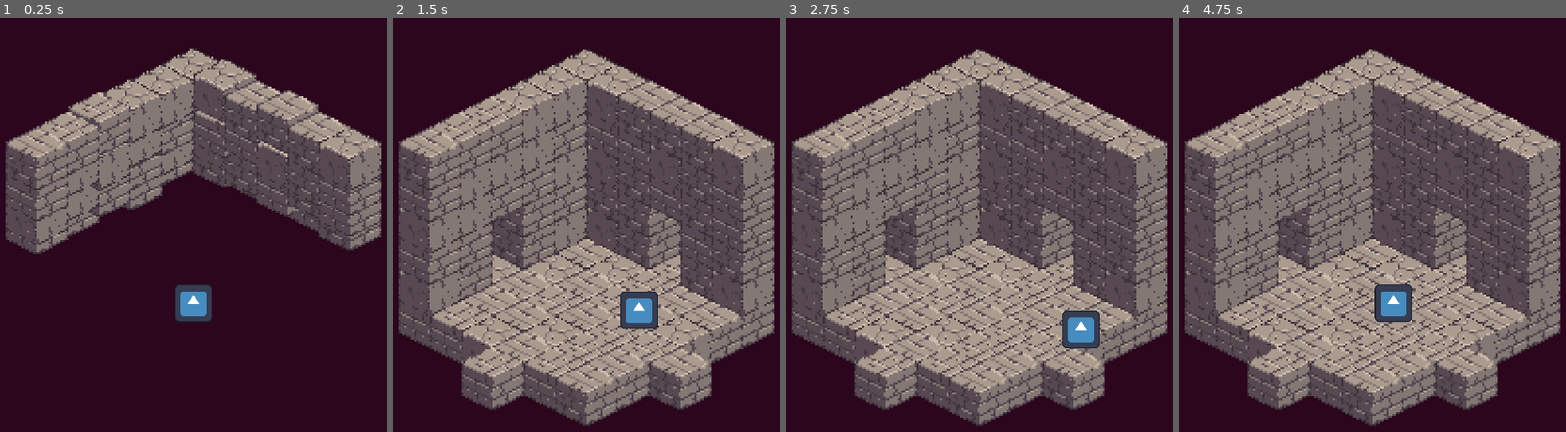
Above: before the commit, frames 1-4 (left to right).
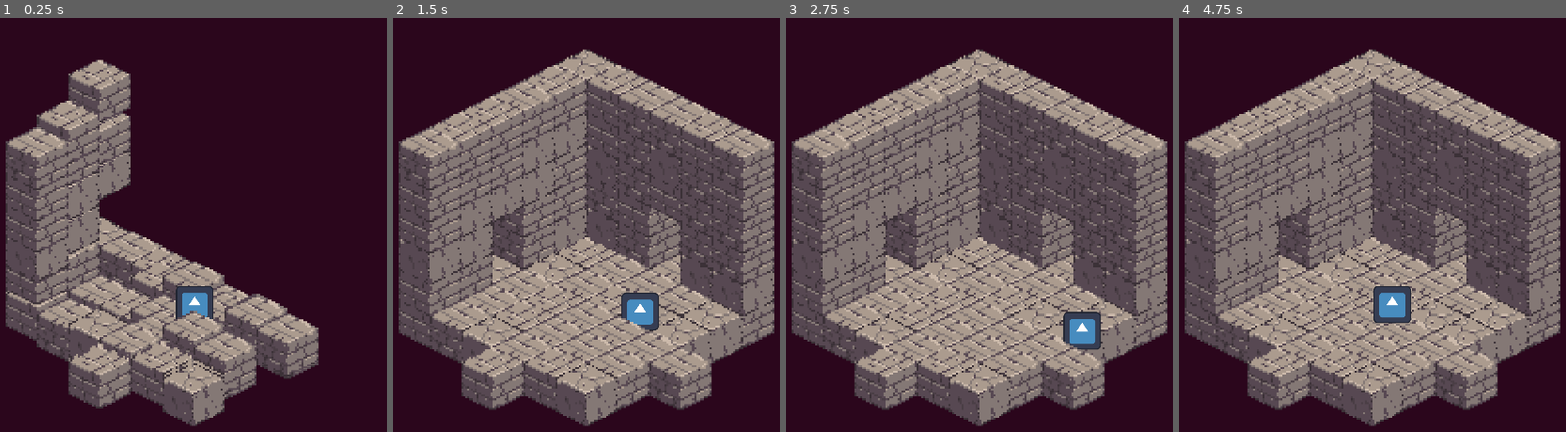
Above: after the commit, the same moments.

Repository: bitwise-aiden/godot-playground
Game: Godot game, scene res://game.tscn
Two runs of this game, one before a commit and one after it. Both use one fixed random seed, a clock stepped at 60 frames per second and the inputs below. The engine's default icon, where the game draws it, is replaced by a stand-in: a white triangle on a blue panel in a dark square.
Inputs:
- Up to frame 1 (0.25 s): no input
- Up to frame 2 (1.5 s): hold Right (ui_right) 0.53-1.28 s; hold Down (ui_down) from 1.28 s (still down)
- Up to frame 3 (2.75 s): release Down (ui_down) at 2.03 s; hold Right (ui_right) from 2.03 s (still down)
- Up to frame 4 (4.75 s): release Right (ui_right) at 2.78 s; hold Up (ui_up) 2.78-3.53 s; hold Left (ui_left) from 3.53 s (still down)

The runs differ from the first frame. In frame 1, 48% of the frame differs, in the area x 1-99%, y 7-99%; in frame 2, 9.3%; in frame 3, 9.4%; in frame 4, 9.5%.

Commit message:
Play around with z index

Diff:
--- a/block.gd
+++ b/block.gd
@@ -18,7 +18,7 @@
 # Lifecycle methods
 
 func _ready() -> void:
-	var rand : PackedInt64Array = rand_from_seed(position.x + position.y)
+	var rand : PackedInt64Array = rand_from_seed(global_position.x + global_position.y)
 	__sprite.texture = __SPRITES[rand[0] % __SPRITES.size()]
 	__sprite.visible = false
 
--- a/dungeon.gd
+++ b/dungeon.gd
@@ -45,10 +45,44 @@
 	var layers : Array = blocks_by_layer.keys()
 	layers.sort()
 
+	var ground_blocks : Array[Block] = __layers[0].get_blocks()
+	var highest_block : Block = ground_blocks[0]
+
+	for block : Block in ground_blocks:
+		if !is_instance_valid(block) || except.find(__block_location(block)) != -1:
+				continue
+
+		if block.global_position.y > highest_block.global_position.y:
+			highest_block = block
+
+	var coord_to_y : Dictionary = {}
+	for block : Block in ground_blocks:
+		if !is_instance_valid(block) || except.find(__block_location(block)) != -1:
+				continue
+
+		var coord : Vector2i = __block_coord(block)
+
+		if block == highest_block:
+			block.z_index = 1000
+			coord_to_y[coord] = block.z_index
+		else:
+			var delta : Vector2 = block.global_position - highest_block.global_position
+			block.z_index = 1000 - abs(delta.y) * 2 - abs(delta.x)
+
+			coord_to_y[coord] = block.z_index
+
 	for layer : int in layers:
 		for block : Block in blocks_by_layer[layer]:
-			if except.find(__block_location(block)) != -1:
-				continue
+			if !is_instance_valid(block) || except.find(__block_location(block)) != -1:
+				continue
+
+			var location : Vector3i = __block_location(block)
+			var coord : Vector2i = Vector2i(location.x, location.z)
+
+			if coord in coord_to_y:
+				block.z_index = coord_to_y.get(coord, 0) + location.y * 2
+			else:
+				print("what? ", coord)
 
 			__block_enter(block, direction)
 
@@ -65,12 +99,23 @@
 
 	for layer : int in layers:
 		for block : Block in blocks_by_layer[layer]:
-			if except.find(__block_location(block)) != -1:
+			if !is_instance_valid(block) || except.find(__block_location(block)) != -1:
 				continue
 
 			__block_exit(block, direction)
 
 		await get_tree().create_timer(0.05).timeout
+
+
+func get_block(location : Vector3i) -> Block:
+	var coord : Vector2i = Vector2i(location.x, location.z)
+	var layer : int = location.y
+
+	for block in __layers[layer].get_blocks():
+		if __block_coord(block) == coord:
+			return block
+
+	return null
 
 
 func get_blocks() -> Array[Block]:
@@ -88,8 +133,14 @@
 	var blocks_by_layer : Dictionary = {}
 
 	for block in get_blocks():
-		var block_axis : Vector3i = __block_location(block) * axis
-		var value : int = block_axis.x + block_axis.y + block_axis.z
+		var location : Vector3i = __block_location(block)
+		var coord : Vector2i = Vector2i(location.x, location.z)
+		var layer : int = location.z
+
+		var delta : Vector2i = __block_centre - coord
+		var delta_axis : Vector2i = delta * Vector2i(axis.x, axis.z)
+
+		var value : int = layer * axis.y + delta_axis.x + delta_axis.y
 
 		if !value in blocks_by_layer:
 			blocks_by_layer[value] = []
@@ -147,22 +198,32 @@
 	var offset : Vector2i = (location - __block_centre).clamp(-Vector2i.ONE, Vector2i.ONE)
 	__block_centre += offset * 6
 
-	var behind : bool = offset == offset.abs()
-
 	for block_location in __block_locations:
 		var coord : Vector2i = Vector2i(block_location.x, block_location.z) + __block_centre
 		var layer : int = block_location.y
 
 		__layers[layer].set_cell(0, coord, 1, Vector2i.ZERO, 1)
 
-		curr_blocks[Vector3i(coord.x, layer, coord.y)] = null
+		var new_location : Vector3i = Vector3i(coord.x, layer, coord.y)
+
+		curr_blocks[new_location] = null
+		prev_blocks.erase(new_location)
+
 
 	await get_tree().process_frame
 
 	var direction : Vector3i = Vector3i(offset.x, 0.0, offset.y)
 
-	blocks_exit(direction, curr_blocks.keys())
-	blocks_enter(direction, prev_blocks.keys())
+	blocks_exit(-direction, curr_blocks.keys())
+	await blocks_enter(-direction, prev_blocks.keys())
+
+	for to_delete : Vector3i in prev_blocks.keys():
+		if to_delete in curr_blocks:
+			continue
+
+		__layers[to_delete.y].erase_cell(0, Vector2i(to_delete.x, to_delete.z))
+
+	await get_tree().process_frame
 
 
 # Private methods
@@ -176,10 +237,10 @@
 
 
 var __directions : Dictionary = {
-	Vector3i(0, 0, -1) : Vector2(+1.0, -1.0),
-	Vector3i(0, 0, +1) : Vector2(-1.0, +1.0),
-	Vector3i(+1, 0, 0) : Vector2(+1.0, +1.0),
-	Vector3i(-1, 0, 0) : Vector2(-1.0, -1.0),
+	Vector3i(0, 0, -1) : Vector2(-1.0, +1.0),
+	Vector3i(0, 0, +1) : Vector2(+1.0, -1.0),
+	Vector3i(+1, 0, 0) : Vector2(-1.0, -1.0),
+	Vector3i(-1, 0, 0) : Vector2(+1.0, +1.0),
 	Vector3i(0, -1, 0) : Vector2(0.0, -1.0),
 }
 
@@ -194,15 +255,7 @@
 	block : Block,
 	direction : Vector3i,
 ) -> void:
-	await block.exit(__directions[direction] * __direction_scalar * -1)
-	print(direction)
-
-	var location = __block_location(block)
-
-	var coord : Vector2i = Vector2i(location.x, location.z)
-	var layer : int = location.y
-
-	__layers[layer].erase_cell(0, coord)
+	await block.exit(__directions[direction] * -__direction_scalar)
 
 
 func __block_location(
--- a/game.gd
+++ b/game.gd
@@ -8,6 +8,7 @@
 @onready var __player : Player = $player
 
 var __prev_player_coord : Vector2i
+var __prev_player_position : Vector2
 
 
 # Lifecycle methods
@@ -22,12 +23,22 @@
 
 
 func _process(
-	delta: float,
+	_delta: float,
 ) -> void:
 	var player_coord : Vector2i = __dungeon.location_to_map(__player.position)
 
+	if !__dungeon.is_ground_block(player_coord):
+		__player.position = __prev_player_position
+		return
+
+	__prev_player_position = __player.position
+
 	if player_coord == __prev_player_coord:
 		return
+
+
+	var block : Block = __dungeon.get_block(Vector3i(player_coord.x, 0, player_coord.y))
+	__player.z_index = block.z_index + 2
 
 	if __dungeon.is_door_block(player_coord):
 		__dungeon.spawn_room(player_coord)
--- a/game.tscn
+++ b/game.tscn
@@ -1,12 +1,11 @@
-[gd_scene load_steps=10 format=3 uid="uid://blcmb7qxwm3hk"]
+[gd_scene load_steps=9 format=3 uid="uid://blcmb7qxwm3hk"]
 
 [ext_resource type="PackedScene" uid="uid://dk0x2n3o8hcle" path="res://block.tscn" id="1_odc53"]
 [ext_resource type="Script" path="res://game.gd" id="1_xng4h"]
 [ext_resource type="Script" path="res://dungeon.gd" id="2_y7hv0"]
 [ext_resource type="PackedScene" uid="uid://btq33hxv5sokc" path="res://dungeon_layer.tscn" id="3_gqqma"]
-[ext_resource type="Texture2D" uid="uid://wedfwc5yiif6" path="res://icon.svg" id="3_j6u3g"]
-[ext_resource type="Script" path="res://player.gd" id="3_tie54"]
 [ext_resource type="Script" path="res://dungeon_layer.gd" id="4_eq3gc"]
+[ext_resource type="PackedScene" uid="uid://26sn8868otbf" path="res://player.tscn" id="6_5vx3i"]
 
 [sub_resource type="TileSetScenesCollectionSource" id="TileSetScenesCollectionSource_f2v3a"]
 scenes/1/scene = ExtResource("1_odc53")
@@ -29,51 +28,51 @@
 
 [node name="layer_1" type="TileMap" parent="dungeon"]
 y_sort_enabled = true
+position = Vector2(0, -32)
 tile_set = SubResource("TileSet_aeg28")
 format = 2
 layer_0/y_sort_enabled = true
-layer_0/tile_data = PackedInt32Array(262142, 1, 65536, 131070, 1, 65536, 65534, 1, 65536, -2, 1, 65536, -1, 1, 65536, -65536, 1, 65536, -65534, 1, 65536, -65533, 1, 65536, 327678, 1, 65536)
+layer_0/tile_data = PackedInt32Array(131071, 1, 65536, 65535, 1, 65536, 196607, 1, 65536, 393215, 1, 65536, 0, 1, 65536, 1, 1, 65536, 3, 1, 65536, 4, 1, 65536, 327679, 1, 65536)
 script = ExtResource("4_eq3gc")
 
 [node name="layer_2" type="TileMap" parent="dungeon"]
 y_sort_enabled = true
+position = Vector2(0, -64)
 tile_set = SubResource("TileSet_aeg28")
 format = 2
 layer_0/y_sort_enabled = true
-layer_0/tile_data = PackedInt32Array(262141, 1, 65536, 196605, 1, 65536, 65533, 1, 65536, -3, 1, 65536, -65539, 1, 65536, -65538, 1, 65536, -65537, 1, 65536, -131071, 1, 65536, -131070, 1, 65536)
+layer_0/tile_data = PackedInt32Array(393215, 1, 65536, 327679, 1, 65536, 196607, 1, 65536, 131071, 1, 65536, 65535, 1, 65536, 0, 1, 65536, 1, 1, 65536, 3, 1, 65536, 4, 1, 65536)
 script = ExtResource("4_eq3gc")
 
 [node name="layer_3" type="TileMap" parent="dungeon"]
 y_sort_enabled = true
+position = Vector2(0, -96)
 tile_set = SubResource("TileSet_aeg28")
 format = 2
 layer_0/y_sort_enabled = true
-layer_0/tile_data = PackedInt32Array(196604, 1, 65536, 131068, 1, 65536, 65532, 1, 65536, -4, 1, 65536, -65540, 1, 65536, -131076, 1, 65536, -131075, 1, 65536, -131074, 1, 65536, -131073, 1, 65536, -196608, 1, 65536, -196607, 1, 65536)
+layer_0/tile_data = PackedInt32Array(393215, 1, 65536, 327679, 1, 65536, 262143, 1, 65536, 196607, 1, 65536, 131071, 1, 65536, 65535, 1, 65536, 0, 1, 65536, 1, 1, 65536, 2, 1, 65536, 3, 1, 65536, 4, 1, 65536)
 script = ExtResource("4_eq3gc")
 
 [node name="layer_4" type="TileMap" parent="dungeon"]
 y_sort_enabled = true
+position = Vector2(0, -128)
 tile_set = SubResource("TileSet_aeg28")
 format = 2
 layer_0/y_sort_enabled = true
-layer_0/tile_data = PackedInt32Array(131067, 1, 65536, 65531, 1, 65536, -5, 1, 65536, -65541, 1, 65536, -131077, 1, 65536, -196613, 1, 65536, -196612, 1, 65536, -196611, 1, 65536, -196610, 1, 65536, -196609, 1, 65536, -262144, 1, 65536)
+layer_0/tile_data = PackedInt32Array(393215, 1, 65536, 327679, 1, 65536, 262143, 1, 65536, 196607, 1, 65536, 131071, 1, 65536, 0, 1, 65536, 65535, 1, 65536, 1, 1, 65536, 2, 1, 65536, 3, 1, 65536, 4, 1, 65536)
 script = ExtResource("4_eq3gc")
 
 [node name="layer_5" type="TileMap" parent="dungeon"]
 y_sort_enabled = true
+position = Vector2(0, -160)
 tile_set = SubResource("TileSet_aeg28")
 format = 2
 layer_0/y_sort_enabled = true
-layer_0/tile_data = PackedInt32Array(65530, 1, 65536, -6, 1, 65536, -65542, 1, 65536, -131078, 1, 65536, -196614, 1, 65536, -262150, 1, 65536, -262149, 1, 65536, -262148, 1, 65536, -262147, 1, 65536, -262146, 1, 65536, -262145, 1, 65536)
+layer_0/tile_data = PackedInt32Array(393215, 1, 65536, 327679, 1, 65536, 262143, 1, 65536, 196607, 1, 65536, 131071, 1, 65536, 65535, 1, 65536, 0, 1, 65536, 1, 1, 65536, 2, 1, 65536, 3, 1, 65536, 4, 1, 65536)
 script = ExtResource("4_eq3gc")
 
-[node name="player" type="Sprite2D" parent="."]
-y_sort_enabled = true
-position = Vector2(960, 780)
-scale = Vector2(0.75, 0.75)
-texture = ExtResource("3_j6u3g")
-offset = Vector2(0, -70)
-script = ExtResource("3_tie54")
+[node name="player" parent="." instance=ExtResource("6_5vx3i")]
+position = Vector2(963, 779)
 
 [node name="camera" type="Camera2D" parent="."]
 offset = Vector2(960, 540)
--- a/player.gd
+++ b/player.gd
@@ -1,4 +1,4 @@
-class_name Player extends Sprite2D
+class_name Player extends Node2D
 
 
 # Private variables
--- /dev/null
+++ b/player.tscn
@@ -0,0 +1,13 @@
+[gd_scene load_steps=3 format=3 uid="uid://26sn8868otbf"]
+
+[ext_resource type="Texture2D" uid="uid://wedfwc5yiif6" path="res://icon.svg" id="1_0ccls"]
+[ext_resource type="Script" path="res://player.gd" id="2_okkfq"]
+
+[node name="player" type="Node2D"]
+script = ExtResource("2_okkfq")
+
+[node name="sprite" type="Sprite2D" parent="."]
+y_sort_enabled = true
+position = Vector2(0, -48)
+scale = Vector2(0.75, 0.75)
+texture = ExtResource("1_0ccls")
